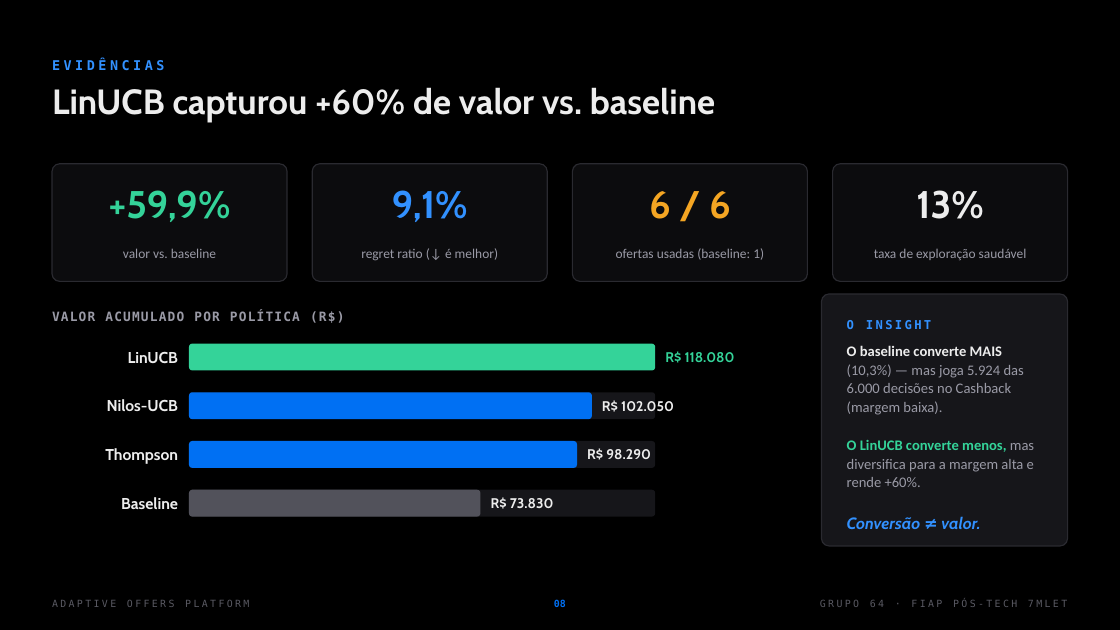
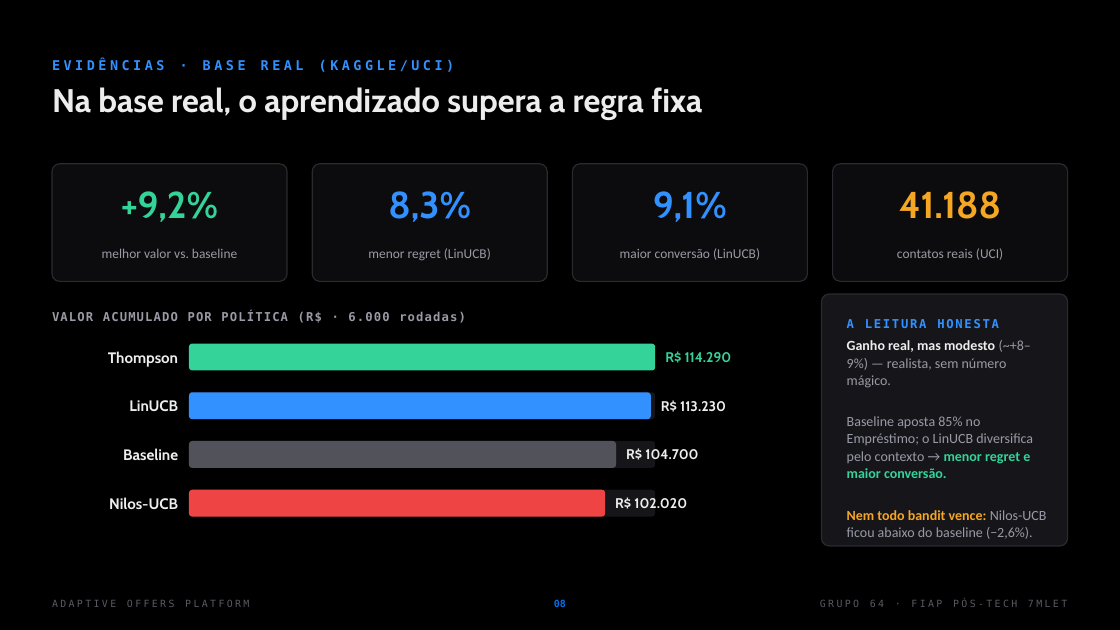
Before and after one commit to dionebraga/datathon-7mlet-grupo-64, a slide deck: slide 8 of docs/Adaptive-Offers-Pitch-Grupo64.pptx. Drawn at 1120x630 pixels with LibreOffice and Linux fonts; fonts in the diff are those of the drawing. Boxes give left, top, right and bottom in pixels: in the first picture for what was removed or moved away, otherwise in the second. Text is boxed around its words. In the diff, an @@ line names an element or a change of style, - is before the commit and + after.

```diff
--- a/docs/Adaptive-Offers-Pitch-Grupo64.pptx
+++ b/docs/Adaptive-Offers-Pitch-Grupo64.pptx
@@ text at <box>52,59,455,72</box>: text changed @@
-EVIDÊNCIAS
+EVIDÊNCIAS · BASE REAL (KAGGLE/UCI)
@@ text at <box>52,87,702,120</box>: text changed; size 30 to 28 pt @@
-LinUCB capturou +60% de valor vs. baseline
+Na base real, o aprendizado supera a regra fixa
@@ text at <box>121,191,218,222</box>: text changed; size 33 to 32 pt @@
-+59,9%
++9,2%
@@ text at <box>388,191,471,222</box>: text changed; size 33 to 32 pt @@
-9,1%
+8,3%
@@ text at <box>653,191,727,222</box>: text changed; size 33 to 32 pt; text colour #F5A623 to #3291FF @@
-6 / 6
+9,1%
@@ text at <box>899,191,1001,219</box>: text changed; size 33 to 32 pt; text colour #EDEDED to #F5A623 @@
-13%
+41.188
@@ text at <box>102,248,237,258</box>: text changed @@
-valor vs. baseline
+melhor valor vs. baseline
@@ text at <box>368,248,491,261</box>: text changed @@
-regret ratio (↓ é melhor)
+menor regret (LinUCB)
@@ text at <box>620,248,760,260</box>: text changed @@
-ofertas usadas (baseline: 1)
+maior conversão (LinUCB)
@@ text at <box>897,248,1003,260</box>: text changed @@
-taxa de exploração saudável
+contatos reais (UCI)
@@ text at <box>52,311,466,323</box>: text changed; size 11 to 10.5 pt @@
-VALOR ACUMULADO POR POLÍTICA (R$)
+VALOR ACUMULADO POR POLÍTICA (R$ · 6.000 rodadas)
@@ text at <box>847,319,999,328</box>: text changed @@
-O INSIGHT
+A LEITURA HONESTA
@@ size 13.5 to 13 pt in 4 elements at <box>129,400,178,411</box>, <box>123,448,178,460</box>, <box>109,497,178,509</box>, <box>108,351,178,366</box> @@
@@ text "Thompson": place and size @@
-text "Thompson" at <box>105,448,178,464</box>
+text "Thompson" at <box>108,351,178,366</box>
@@ text at <box>665,351,732,363</box>: text changed @@
-R$ 118.080
+R$ 114.290
@@ text at <box>847,340,1031,388</box>: text changed; size 12.5 to 12 pt @@
-O baseline converte MAIS (10,3%) — mas joga 5.924 das 6.000 decisões no Cashback (margem baixa).
+Ganho real, mas modesto (~+8–9%) — realista, sem número mágico.
@@ text "LinUCB": place and size @@
-text "LinUCB" at <box>128,351,178,364</box>
+text "LinUCB" at <box>129,400,178,411</box>
@@ rounded rectangle: place and size @@
-rounded rectangle at <box>189,392,592,419</box>
+rounded rectangle at <box>189,392,651,419</box>
@@ rounded rectangle at <box>189,392,651,419</box>: fill #0070F3 to #3291FF @@
@@ text at <box>661,400,726,412</box>: text changed @@
-R$ 102.050
+R$ 113.230
@@ text at <box>847,416,1033,478</box>: text changed; size 12.5 to 12 pt @@
-O LinUCB converte menos, mas diversifica para a margem alta e rende +60%.
+Baseline aposta 85% no Empréstimo; o LinUCB diversifica pelo contexto → menor regret e maior conversão.
@@ text "Baseline": place and size @@
-text "Baseline" at <box>121,497,178,509</box>
+text "Baseline" at <box>123,448,178,460</box>
@@ rounded rectangle: place and size @@
-rounded rectangle at <box>189,441,577,468</box>
+rounded rectangle at <box>189,441,616,468</box>
@@ rounded rectangle at <box>189,441,616,468</box>: fill #0070F3 to #52525B @@
@@ text at <box>626,448,698,460</box>: text changed @@
-R$ 98.290
+R$ 104.700
@@ text "Nilos-UCB": place and size @@
-text "Nilos-UCB" at <box>107,399,178,412</box>
+text "Nilos-UCB" at <box>109,497,178,509</box>
@@ rounded rectangle: place and size @@
-rounded rectangle at <box>189,490,481,517</box>
+rounded rectangle at <box>189,490,605,517</box>
@@ rounded rectangle at <box>189,490,605,517</box>: fill #52525B to #EF4444 @@
@@ text at <box>615,497,687,509</box>: text changed @@
-R$ 73.830
+R$ 102.020
@@ text "Nem todo bandit vence: Nilos-UCB ..." at <box>847,510,1047,539</box>: vertical alignment middle to top @@
@@ text at <box>847,510,1047,539</box>: text changed; size 14 to 12 pt; font Cabin to Calibri; text colour #3291FF to #9A9AA6; bold off; italic off @@
-Conversão ≠ valor.
+Nem todo bandit vence: Nilos-UCB ficou abaixo do baseline (−2,6%).
```
Also in this commit, not shown: 4 other slides changed.
